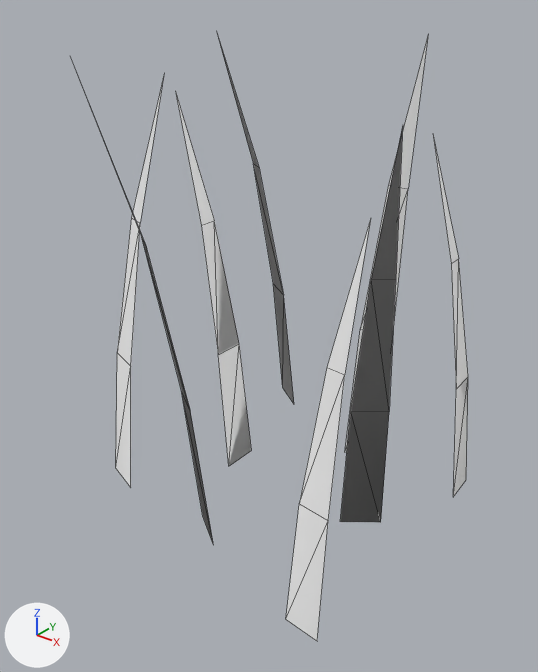
One commit to the OBJ model astro/3d_models/small_grass.obj: the scene before it, then after it.
Rendered twice from a 50 mm camera at (0.878, -1.153, 1.025) aimed at (0.0, -0.055, 0.344). Arrows for +X, +Y and +Z are at lower left; the lights stay in place. The older version comes first. Mesh edges are drawn as thin lines. Where no turn or scale is listed for an object, it has been applied to the vertices.

The scene before the commit, as lines of its bpy script (objects in view):
```python
me_small_grass_2_plane_017 = bpy.data.meshes.new('Small_Grass_2_Plane.017')
me_small_grass_2_plane_017.from_pydata(...)  # 56 vertices, 40 faces; spans x -0.349..0.342, y -0.392..0.378, z -0.061..0.913
# before: 0 (0.189, 0.229, 0.741), 1 (0.342, 0.198, -0.061) at pixel (453, 497), 2 (0.336, 0.279, -0.061) at pixel (466, 479), 3 (0.266, 0.214, 0.488) at pixel (451, 263), 4 (0.315, 0.202, 0.213) at pixel (456, 389)
# before: 5 (0.31, 0.271, 0.213) at pixel (468, 376), 6 (0.263, 0.253, 0.488) at pixel (458, 258)
# before: 7 (-0.296, 0.0, 0.806), 8 (-0.135, -0.044, -0.054) at pixel (228, 466), 9 (-0.135, 0.044, -0.054) at pixel (251, 450), 10 (-0.215, -0.021, 0.534) at pixel (201, 225), 11 (-0.164, -0.037, 0.24) at pixel (218, 354)
# before: 12 (-0.164, 0.037, 0.24) at pixel (239, 343), 13 (-0.215, 0.021, 0.534) at pixel (214, 220)
ob_small_grass_2_plane_017 = bpy.data.objects.new('Small_Grass_2_Plane.017', me_small_grass_2_plane_017)
ob_small_grass_2_plane_017.location = (0.0, 0.0, 0.0)
```
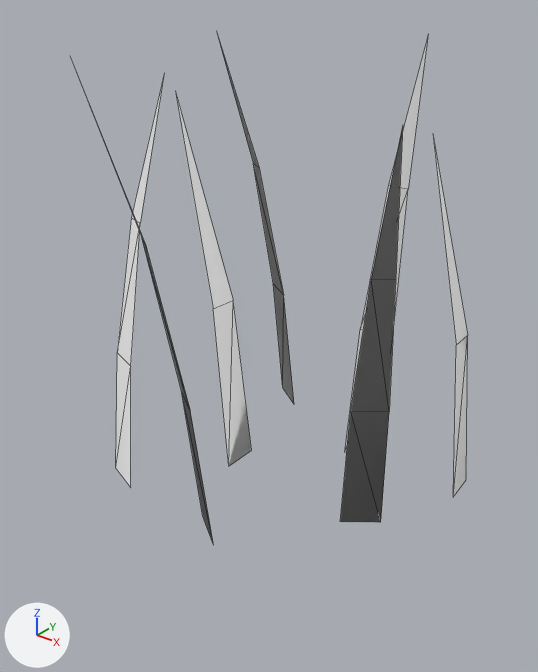
Pixel boxes [x1, y1, x2, y2] of what changed, in the pictures (538 x 672 px):
'Small_Grass_2_Plane.017', reshaped (16% shorter)
    before: [74, 37, 468, 641]
    after: [74, 37, 468, 543]
part 1 of me_small_grass_2_plane_017, deleted
    before: [286, 222, 370, 641]
part 2 of me_small_grass_2_plane_017, reshaped
    before: [433, 136, 468, 497]
    after: [433, 137, 468, 497]
part 3 of me_small_grass_2_plane_017, reshaped
    before: [176, 95, 252, 466]
    after: [175, 92, 252, 466]

The change, as a list of edits to the scene's bpy script:
```text
Change me_small_grass_2_plane_017:
    used by ob_small_grass_2_plane_017; location = (0.0, 0.0, 0.0)
    verts and faces of me_small_grass_2_plane_017; kept vertices keep their numbers, new ones are numbered from 56
    remove me_small_grass_2_plane_017.from_pydata(...)  # 56 vertices, 40 faces; spans x -0.349..0.342, y -0.392..0.378, z -0.061..0.913
    add me_small_grass_2_plane_017.from_pydata(...)  # 45 vertices, 31 faces; spans x -0.349..0.342, y -0.392..0.378, z -0.061..0.913
    me_small_grass_2_plane_017 part 1: the loose piece of 7 vertices spanning x 0.266..0.341, y -0.344..-0.202, z -0.052..0.694 is deleted
    me_small_grass_2_plane_017 part 2
    add delete_vertices([*range(3, 7)])  # with the faces that use them
    add verts[56] = (0.302, 0.205, 0.316)  # pixel (456, 345)
    add verts[57] = (0.298, 0.267, 0.315)  # pixel (467, 335)
    add faces += [(1, 57, 56), (0, 56, 57), (1, 2, 57)]
    me_small_grass_2_plane_017 part 3
    add delete_vertices([*range(10, 14)])  # with the faces that use them
    add verts[58] = (-0.177, -0.033, 0.35)  # pixel (213, 308)
    add verts[59] = (-0.177, 0.033, 0.349)  # pixel (233, 300)
    add faces += [(8, 59, 58), (7, 58, 59), (8, 9, 59)]
```
